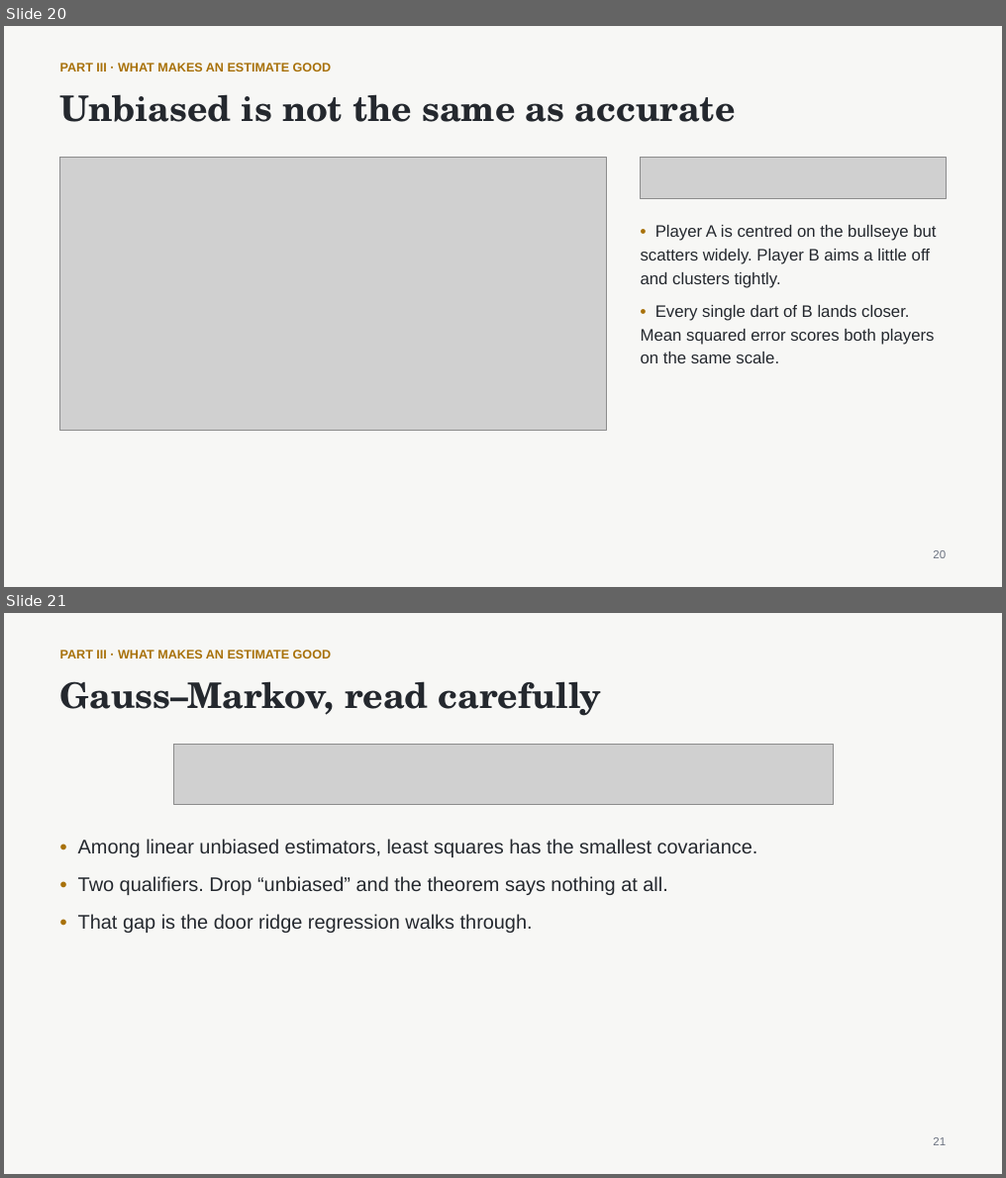
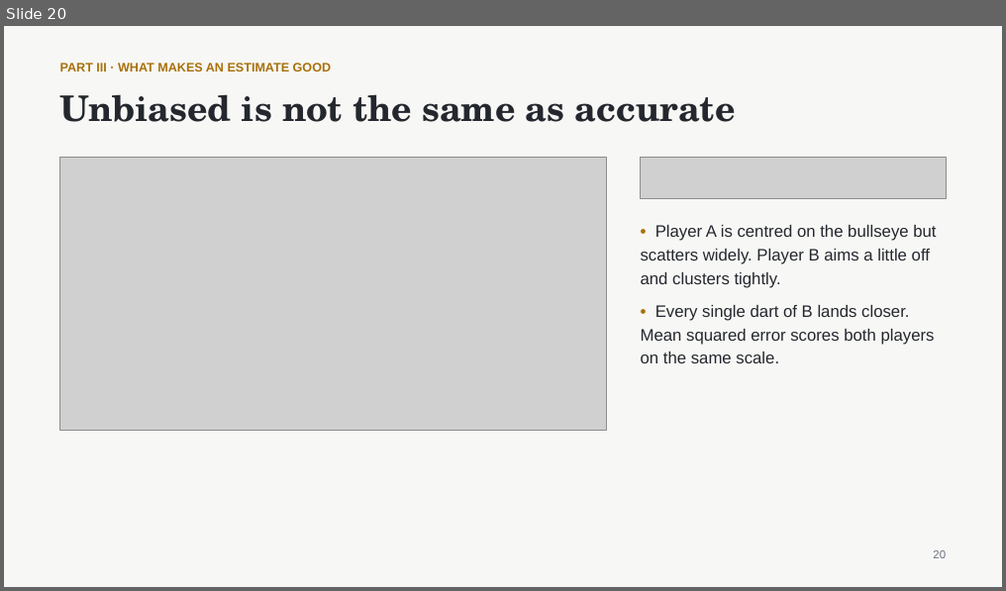
Before and after one commit to nurdauletakhanov/ReadingLab, a slide deck: public/slides/session-0-least-squares-foundations.pptx. Shown one above the other, each under a label of ours: slides 20 and 21 before the commit, slide 20 after it. The pictures are 1006x1178 and 1006x591 pixels, drawn with LibreOffice and Linux fonts; fonts in the diff are those of the drawing; grey boxes stand for pictures. Boxes give left, top, right and bottom in pixels: in the first picture for what was removed or moved away, otherwise in the second. Text is boxed around its words. In the diff, an @@ line names an element or a change of style, - is before the commit and + after.

Commit message:
Clarify covariance and Gauss-Markov notation

```diff
--- a/public/slides/session-0-least-squares-foundations.pptx
+++ b/public/slides/session-0-least-squares-foundations.pptx
@@ slide 21 removed at [4, 613, 1002, 1174], background #F7F7F5 @@
@@ text removed at [60, 650, 331, 659] @@
-PART III · WHAT MAKES AN ESTIMATE GOOD
@@ text removed at [60, 681, 602, 716] @@
-Gauss–Markov, read carefully
@@ picture removed at [173, 744, 833, 805] @@
@@ text removed at [78, 839, 758, 933] @@
-• Among linear unbiased estimators, least squares has the smallest covariance.
-• Two qualifiers. Drop “unbiased” and the theorem says nothing at all.
-• That gap is the door ridge regression walks through.
@@ text removed at [933, 1138, 945, 1146] @@
-21
```
Also in this commit, not shown: 3 slides added, 2 other slides removed, 3 other files.
